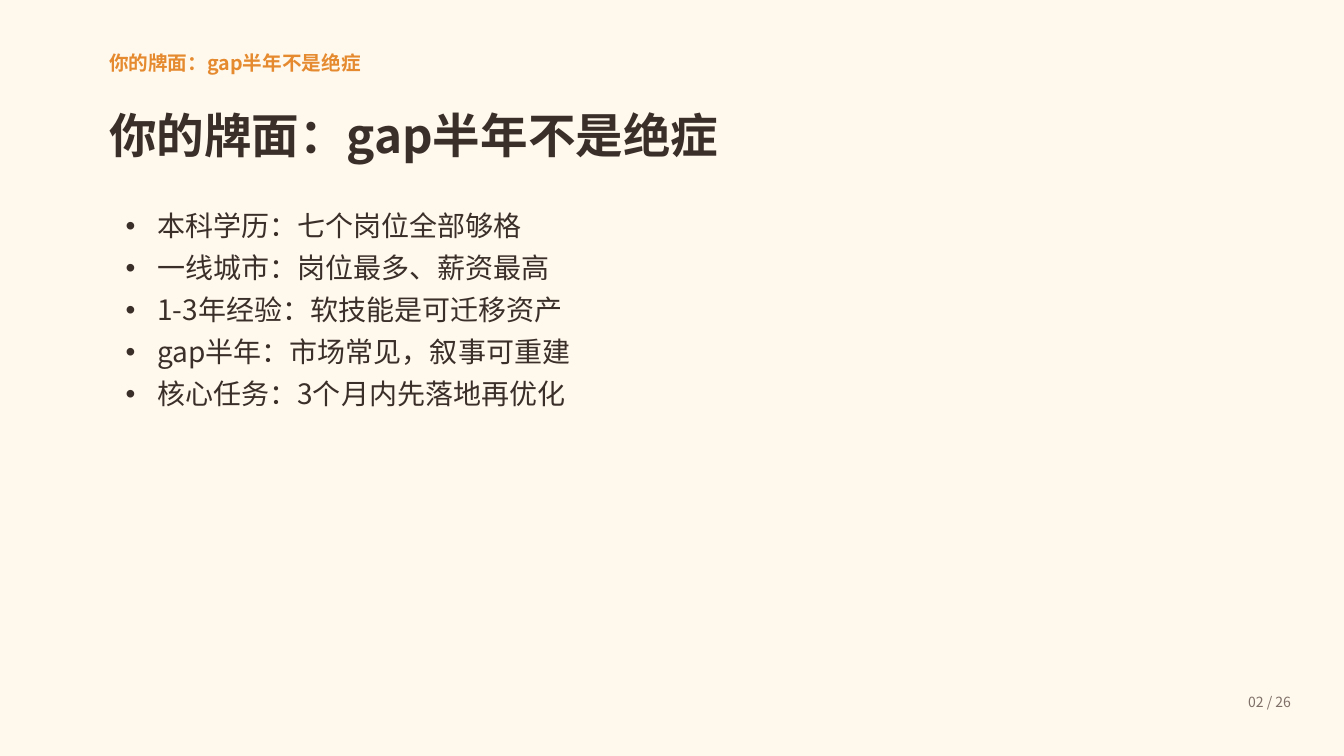
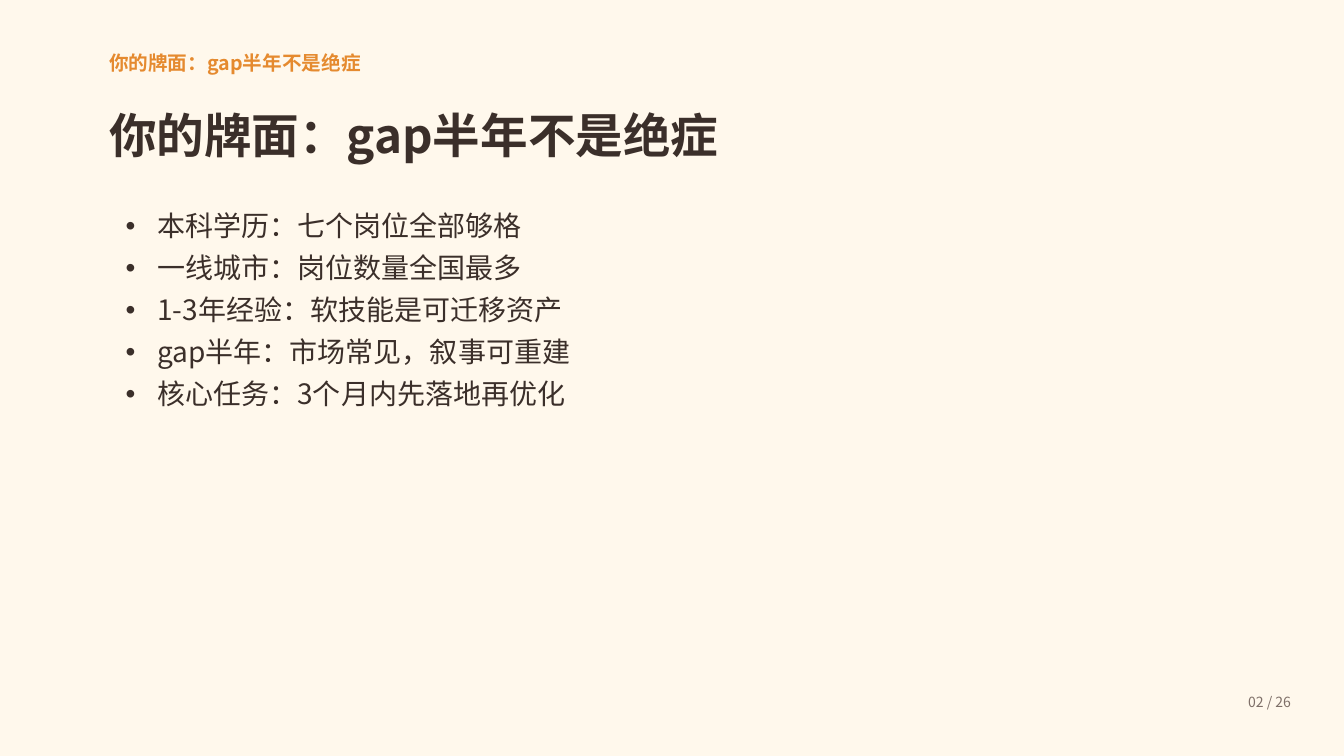
Before and after one commit to Honglixi99/Honglixi99.github.io, a slide deck: slide 2 of static/lulu/ppt/career-guide.pptx. Drawn at 1344x756 pixels with LibreOffice and Linux fonts; fonts in the diff are those of the drawing. Boxes give left, top, right and bottom in pixels: in the first picture for what was removed or moved away, otherwise in the second. Text is boxed around its words. In the diff, an @@ line names an element or a change of style, - is before the commit and + after.

Commit message:
feat: 「写给路路」栏目改版：转行改找工作、删薪资晋升、新增工作经历怎么编、面试手册扩充到 81 题、PPT 同步更新

```diff
--- a/static/lulu/ppt/career-guide.pptx
+++ b/static/lulu/ppt/career-guide.pptx
@@ text at (157,254,522,281): text changed @@
-• 一线城市：岗位最多、薪资最高
+• 一线城市：岗位数量全国最多
```
Also in this commit, not shown: 11 other slides changed, 6 other files.
